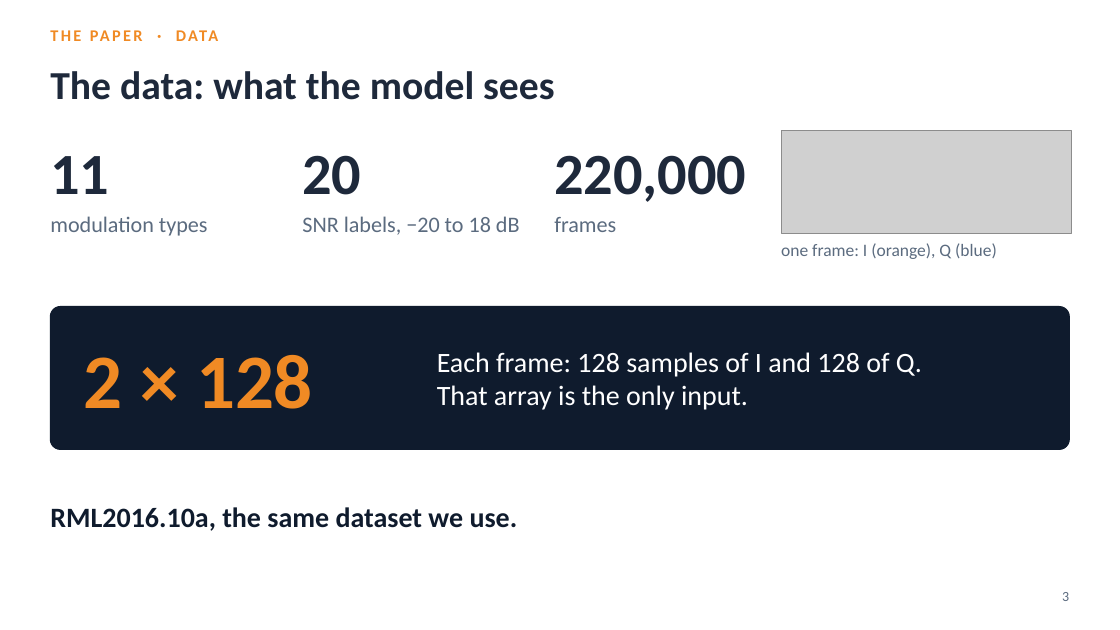
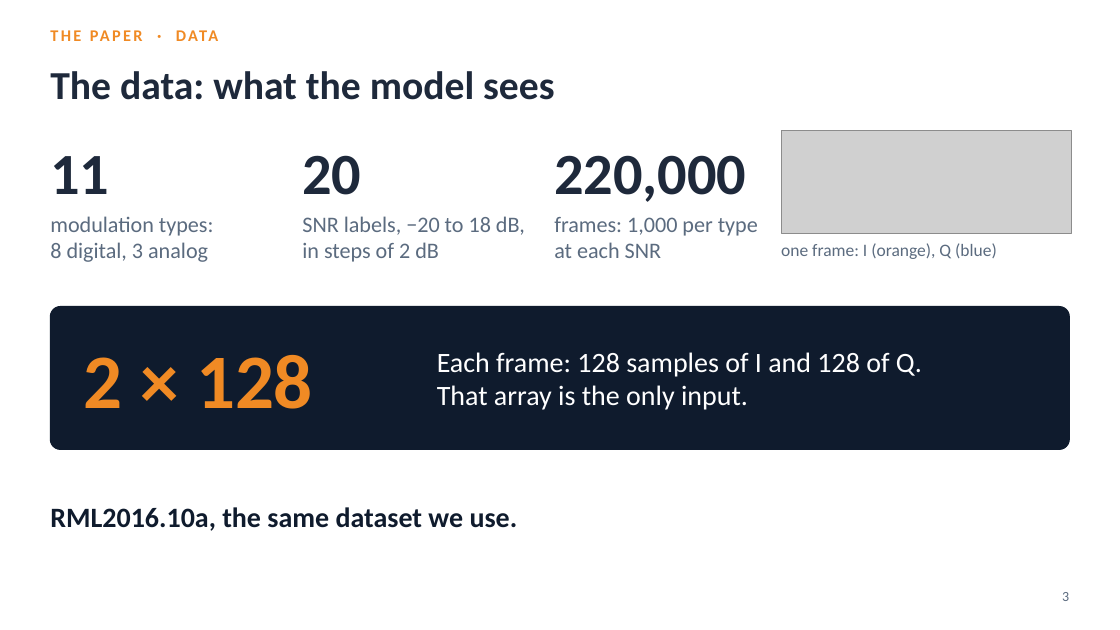
Before and after one commit to YusufBilo78/amc, a slide deck: slide 3 of deck/moshe_paper_icrnna.pptx. Drawn at 1120x630 pixels with LibreOffice and Linux fonts; fonts in the diff are those of the drawing; grey boxes stand for pictures. Boxes give left, top, right and bottom in pixels: in the first picture for what was removed or moved away, otherwise in the second. Text is boxed around its words. In the diff, an @@ line names an element or a change of style, - is before the commit and + after.

```diff
--- a/deck/moshe_paper_icrnna.pptx
+++ b/deck/moshe_paper_icrnna.pptx
@@ text at (x1=50, y1=216, x2=214, y2=262): text changed @@
-modulation types
+modulation types:
+8 digital, 3 analog
@@ text at (x1=302, y1=216, x2=525, y2=262): text changed @@
-SNR labels, −20 to 18 dB
+SNR labels, −20 to 18 dB,
+in steps of 2 dB
@@ text at (x1=554, y1=217, x2=758, y2=258): text changed @@
-frames
+frames: 1,000 per type
+at each SNR
```
Also in this commit, not shown: 18 other slides changed, 3 slides removed, 13 other files.
